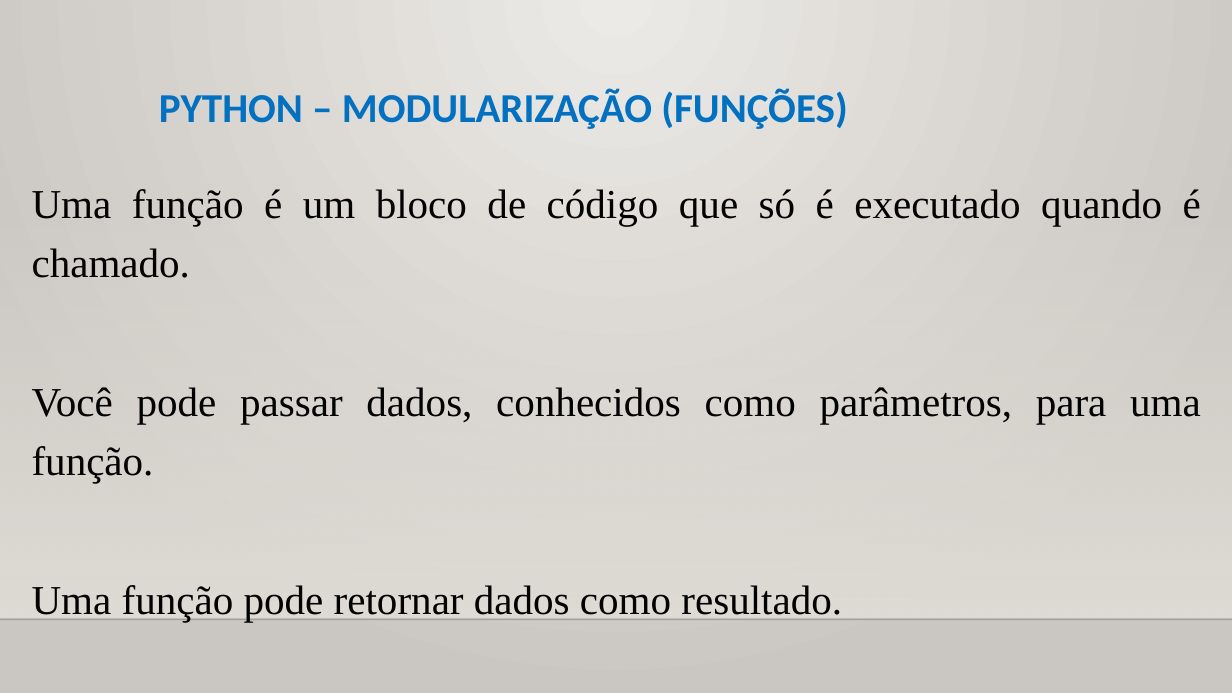
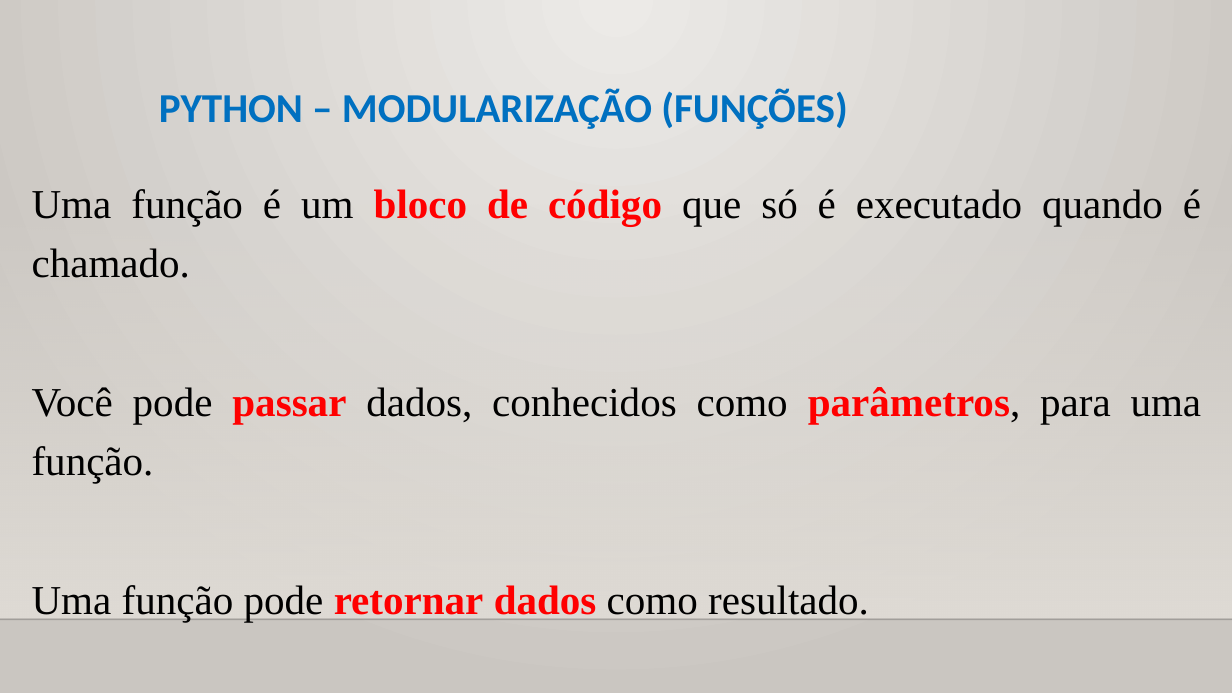
Before and after one commit to CloudEducationBrazil/WydenPythonParadigmas, a slide deck: slide 3 of 01 Classes/Aula 08 Programação Python - Modularização Funções.pptx. Drawn at 1232x693 pixels with LibreOffice and Linux fonts; fonts in the diff are those of the drawing; background and template pictures are left out. Boxes give left, top, right and bottom in pixels: in the first picture for what was removed or moved away, otherwise in the second. Text is boxed around its words. In the diff, an @@ line names an element or a change of style, - is before the commit and + after.

Commit message:
revisão ppts python

```diff
--- a/01 Classes/Aula 08 Programação Python - Modularização Funções.pptx
+++ b/01 Classes/Aula 08 Programação Python - Modularização Funções.pptx
@@ text "Uma função é um bloco ..." at [32,189,1202,622]: text colour #000000 to #FF0000, bold on in "bloco de código", "passar parâmetros,", "retornar dados" @@
```
Also in this commit, not shown: 3 other slides changed, 1 slide added, 2 other files.
